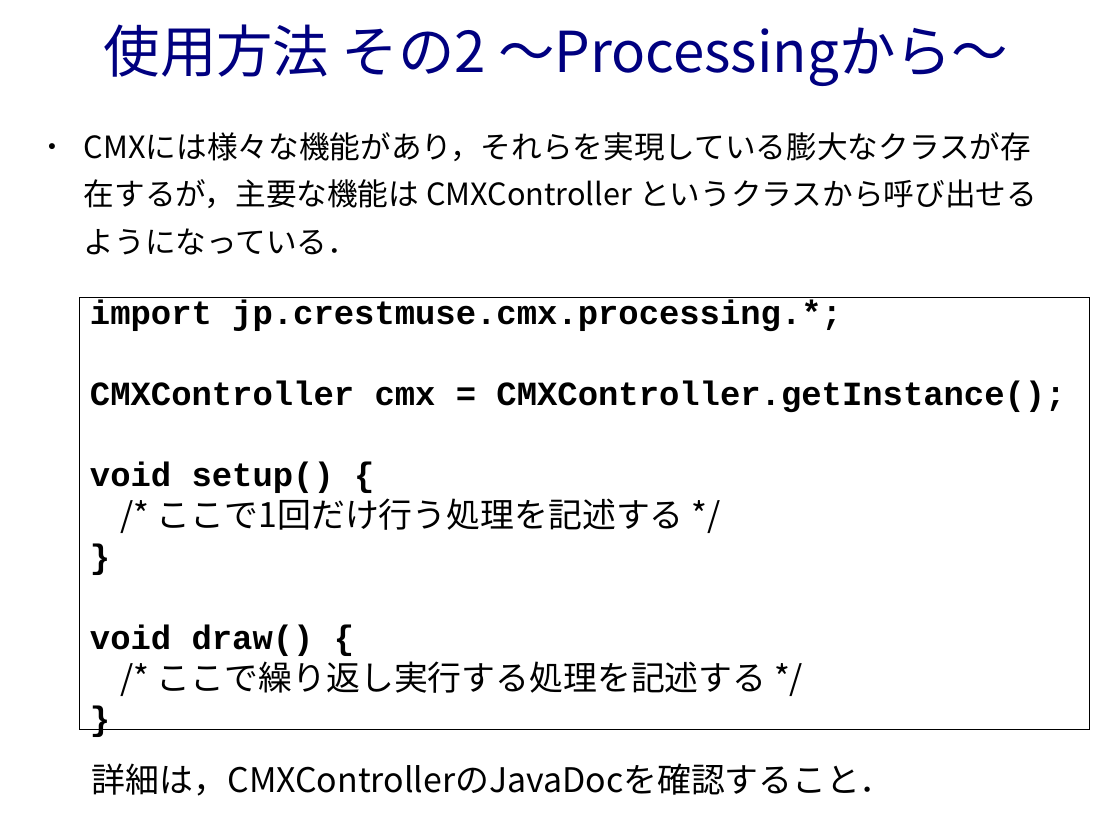
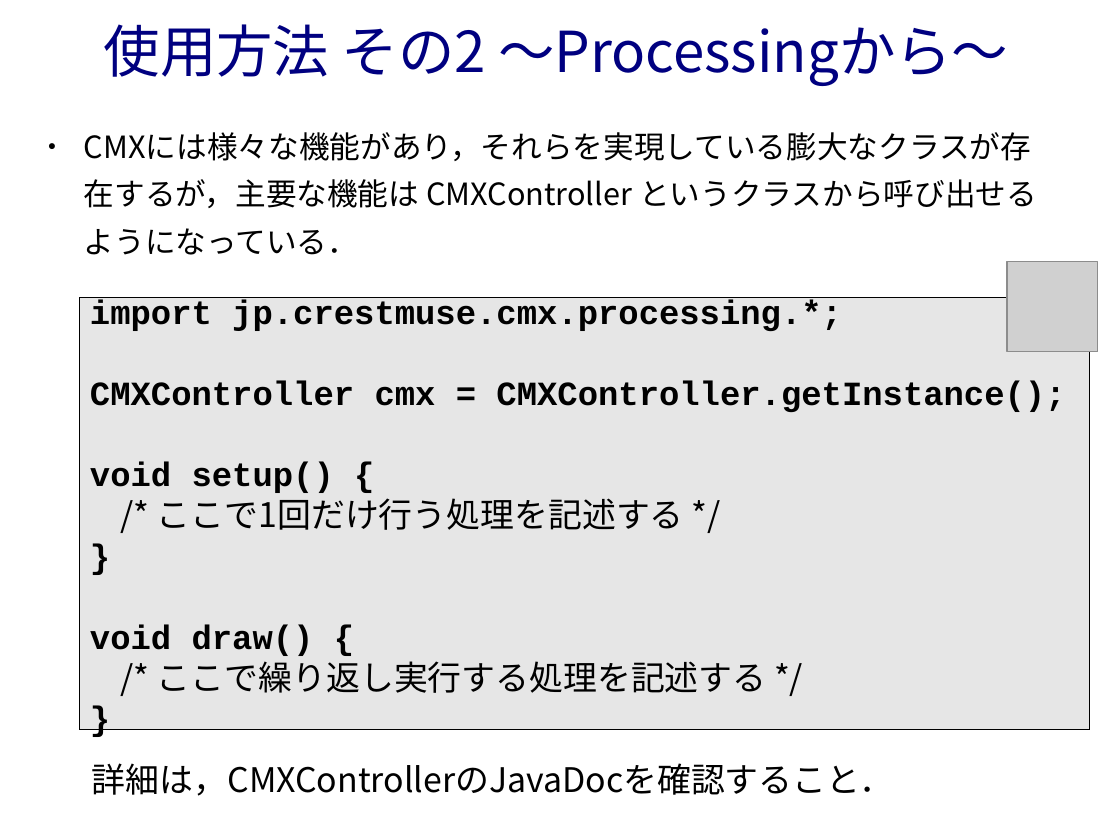
Before and after one commit to kitaharalab/cmx, a slide deck: slide 6 of readme.odp (slide 5 before the commit). Drawn at 1120x840 pixels with LibreOffice and Linux fonts; fonts in the diff are those of the drawing; grey boxes stand for pictures. Boxes give left, top, right and bottom in pixels: in the first picture for what was removed or moved away, otherwise in the second. Text is boxed around its words. In the diff, an @@ line names an element or a change of style, - is before the commit and + after.

```diff
--- a/readme.odp
+++ b/readme.odp
@@ picture added at [1007, 262, 1098, 353] @@
@@ rectangle "import jp.crestmuse.cmx.processing.*;" at [80, 298, 1091, 730]: fill none to #E6E6E6 @@
```
Also in this commit, not shown: 1 other slide changed, 13 slides added, 9 other files.
